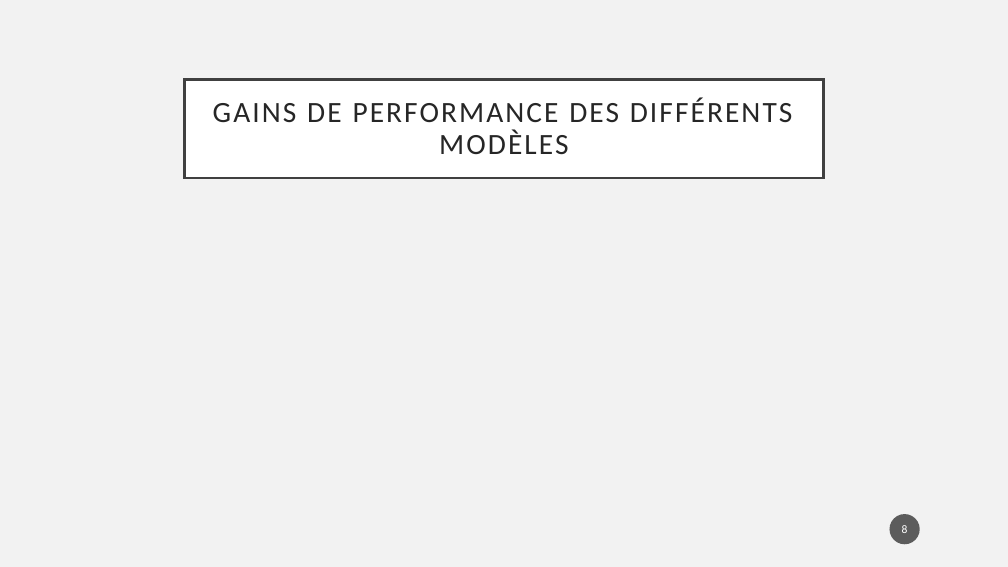
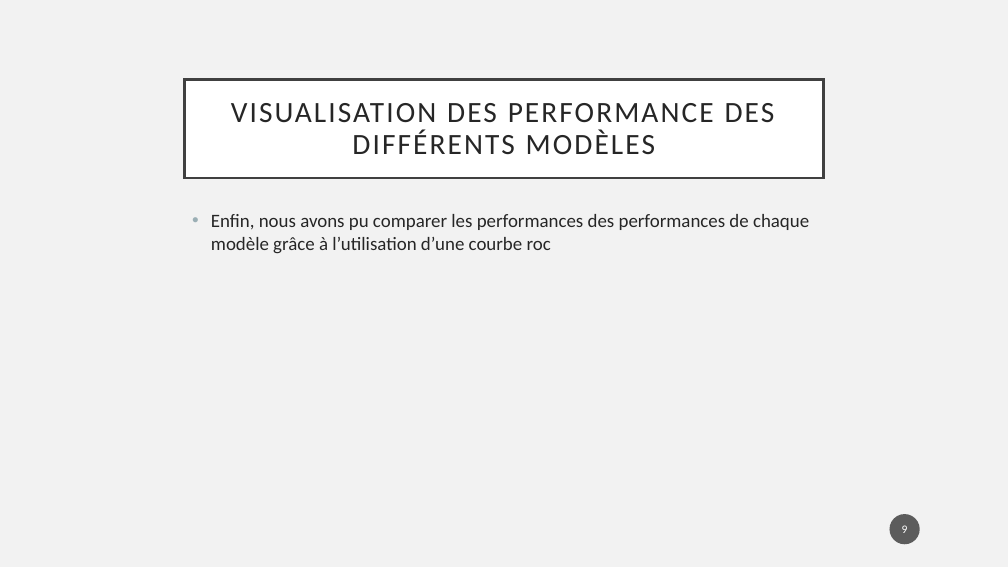
Before and after one commit to cjacques4/Parkinson-Speech-Dataset-with-Multiple-Types-of-Sound-Recordings, a slide deck: slide 9 of Présentation.pptx (slide 8 before the commit). Drawn at 1008x567 pixels with LibreOffice and Linux fonts; fonts in the diff are those of the drawing. Boxes give left, top, right and bottom in pixels: in the first picture for what was removed or moved away, otherwise in the second. Text is boxed around its words. In the diff, an @@ line names an element or a change of style, - is before the commit and + after.

```diff
--- a/Présentation.pptx
+++ b/Présentation.pptx
@@ title at bbox=[231, 103, 775, 154]: text changed @@
-GAINS DE PERFORMANCE DES DIFFÉRENTS MODÈLES
+VISUALISATION DES PERFORMANCE DES DIFFÉRENTS MODÈLES
@@ text added at bbox=[211, 214, 809, 254], 18 pt, text #262626 @@
+• Enfin, nous avons pu comparer les performances des performances de chaque modèle grâce à l’utilisation d’une courbe roc
```
Also in this commit, not shown: 3 other slides changed, 1 slide added.
